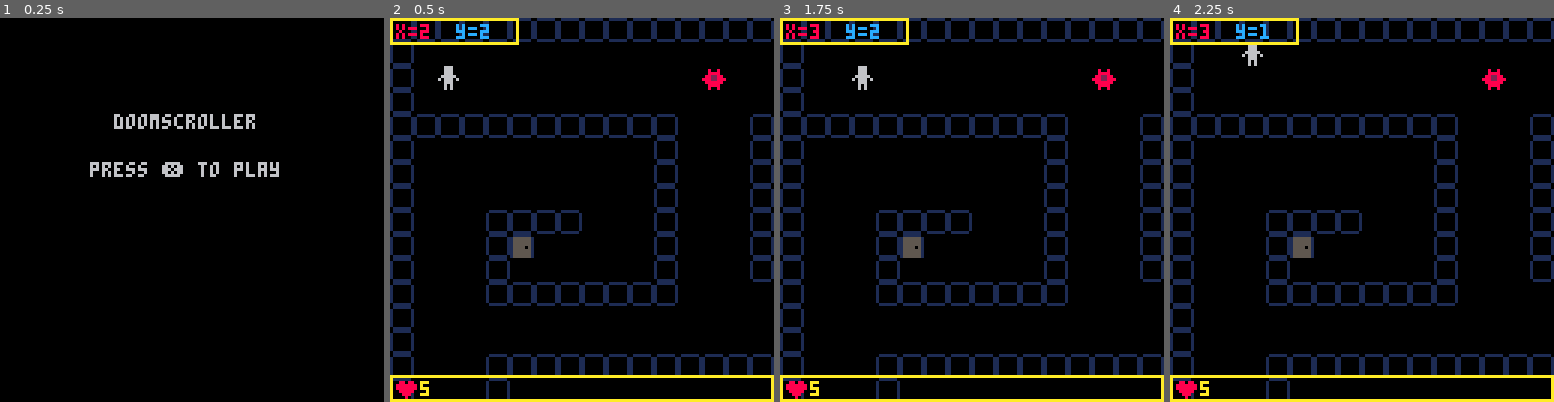
Above: before the commit, frames 1-4 (left to right).
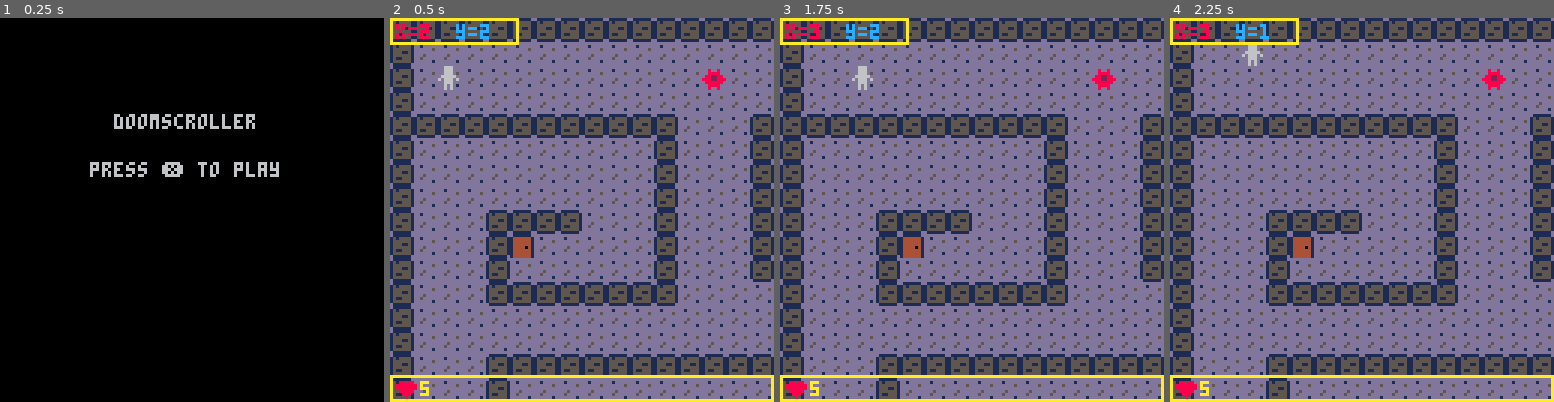
Above: after the commit, the same moments.

Repository: OmniWode/doomscroller
Game: PICO-8 cartridge doomscroller.p8
The game is run twice, just before and just after one commit, with the same random seed, the same clock (stepped at 60 frames per second) and the same inputs.
Inputs:
- Up to frame 1 (0.25 s): no input
- Up to frame 2 (0.5 s): tap X (X key) at 0.33 s
- Up to frame 3 (1.75 s): tap X (X key) at 1.07 s; hold Right from 1.6 s (still down)
- Up to frame 4 (2.25 s): tap X (X key) at 1.85 s; release Right at 2.1 s; hold Up from 2.15 s (still down)

Frame 1 is identical in both runs. In frame 2, 86% of the frame differs, in the area x 0-100%, y 0-100%; in frame 3, 86%; in frame 4, 86%.

Commit message:
simple graphics, starting to experiment with map generation

Diff:
--- a/doomscroller.p8
+++ b/doomscroller.p8
@@ -76,6 +76,7 @@
 	cls()
 	if (not game_over) then
 		draw_map()
+		draw_enemies()
 		draw_player()
 		draw_hud()
 		draw_debug()
@@ -83,9 +84,6 @@
 		draw_win_lose()
 	end
 
-	--testing ascii art
-	--print(player.ch, player.x, player.y, player.color)
-	--print("x",  67, 67, 8)
 end
 
 -->8
@@ -97,6 +95,30 @@
 	solid=0
 	door=1
 	enemy=2
+
+	init_enemies()
+
+	make_walls()
+
+	make_floor(1)
+end
+
+function make_walls()
+	for x=0,127 do
+		for y=0,63 do
+			if ((x==0) or (x==127)) then
+				mset(x,y,2)
+			end
+			if ((y==0) or (y==63)) then
+				mset(x,y,2)
+			end
+		end
+	end
+end
+
+function make_floor(depth)
+	floor={}
+	floor.depth=depth
 end
 
 function draw_map()
@@ -183,6 +205,23 @@
 end
 
 -->8
+--enemy code
+function init_enemies()
+	e={}
+	e.x=13
+	e.y=2
+	e.hp=3
+	e.spr=32
+	e.h=8
+	e.w=2
+end
+
+function draw_enemies()
+	--spr(e.spr,e.x*e.w,e.y*e.h)
+	mset(e.x,e.y,e.spr)
+end
+
+-->8
 --win/lose code
 
 function check_win_lose()
@@ -238,38 +277,137 @@
 
 
 
+…(96 lines of a section not shown)…
 __gff__
-0001010200000000000000000000000000000000000000000000000000000000050000000000000000000000000000000000000000000000000000000000000000000000000000000000000000000000000000000000000000000000000000000000000000000000000000000000000000000000000000000000000000000000
+0001010200000000000000000000000000000000000000000000000000000000050500000000000000000000000000000000000000000000000000000000000000000000000000000000000000000000000000000000000000000000000000000000000000000000000000000000000000000000000000000000000000000000
 0000000000000000000000000000000000000000000000000000000000000000000000000000000000000000000000000000000000000000000000000000000000000000000000000000000000000000000000000000000000000000000000000000000000000000000000000000000000000000000000000000000000000000
 __map__
-0202020202020202020202020202020202020202020202020202020202020200000000000000000000000000000000000000000000000000000000000000000000000000000000000000000000000000000000000000000000000000000000000000000000000000000000000000000000000000000000000000000000000000
-0200000000000000000000000000000000000000000000000000000000000000000000000000000000000000000000000000000000000000000000000000000000000000000000000000000000000000000000000000000000000000000000000000000000000000000000000000000000000000000000000000000000000000
-0200000000000000000000000020000000000000000000000000000000000000000000000000000000000000000000000000000000000000000000000000000000000000000000000000000000000000000000000000000000000000000000000000000000000000000000000000000000000000000000000000000000000000
-0200000000000000000000000000000000000000000000000000000000000000000000000000000000000000000000000000000000000000000000000000000000000000000000000000000000000000000000000000000000000000000000000000000000000000000000000000000000000000000000000000000000000000
-0202020202020202020202020000000202020202000000000000000000000200000000000000000000000000000000000000000000000000000000000000000000000000000000000000000000000000000000000000000000000000000000000000000000000000000000000000000000000000000000000000000000000000
-0200000000000000000000020000000202000000000000000000000000000200000000000000000000000000000000000000000000000000000000000000000000000000000000000000000000000000000000000000000000000000000000000000000000000000000000000000000000000000000000000000000000000000
-0200000000000000000000020000000202000000000000000000000000000200000000000000000000000000000000000000000000000000000000000000000000000000000000000000000000000000000000000000000000000000000000000000000000000000000000000000000000000000000000000000000000000000
-0200000000000000000000020000000202000000000000000000000000000200000000000000000000000000000000000000000000000000000000000000000000000000000000000000000000000000000000000000000000000000000000000000000000000000000000000000000000000000000000000000000000000000
-0200000002020202000000020000000202000000000000000000000000000200000000000000000000000000000000000000000000000000000000000000000000000000000000000000000000000000000000000000000000000000000000000000000000000000000000000000000000000000000000000000000000000000
-0200000002030000000000020000000202000000000000000000000000000200000000000000000000000000000000000000000000000000000000000000000000000000000000000000000000000000000000000000000000000000000000000000000000000000000000000000000000000000000000000000000000000000
-0200000002000000000000020000000202000000000000000000000000000200000000000000000000000000000000000000000000000000000000000000000000000000000000000000000000000000000000000000000000000000000000000000000000000000000000000000000000000000000000000000000000000000
-0200000002020202020202020000000000000000000000000000000000000200000000000000000000000000000000000000000000000000000000000000000000000000000000000000000000000000000000000000000000000000000000000000000000000000000000000000000000000000000000000000000000000000
-0200000000000000000000000000000000000000000000000000000000000200000000000000000000000000000000000000000000000000000000000000000000000000000000000000000000000000000000000000000000000000000000000000000000000000000000000000000000000000000000000000000000000000
-0200000000000000000000000000000000000000000000000000000000000200000000000000000000000000000000000000000000000000000000000000000000000000000000000000000000000000000000000000000000000000000000000000000000000000000000000000000000000000000000000000000000000000
-0200000002020202020202020202020202020202020202020202020202020200000000000000000000000000000000000000000000000000000000000000000000000000000000000000000000000000000000000000000000000000000000000000000000000000000000000000000000000000000000000000000000000000
-0200000002000000000000000000000000000000000000000000000000000000000000000000000000000000000000000000000000000000000000000000000000000000000000000000000000000000000000000000000000000000000000000000000000000000000000000000000000000000000000000000000000000000
-0200000002000000000000000000000000000000000000000000000000000000000000000000000000000000000000000000000000000000000000000000000000000000000000000000000000000000000000000000000000000000000000000000000000000000000000000000000000000000000000000000000000000000
-0200000002000000000000000000000000000000000000000000000000000000000000000000000000000000000000000000000000000000000000000000000000000000000000000000000000000000000000000000000000000000000000000000000000000000000000000000000000000000000000000000000000000000
-0200000002000000000000000000000000000000000000000000000000000000000000000000000000000000000000000000000000000000000000000000000000000000000000000000000000000000000000000000000000000000000000000000000000000000000000000000000000000000000000000000000000000000
-0200000002000000000000000000000000000000000000000000000000000000000000000000000000000000000000000000000000000000000000000000000000000000000000000000000000000000000000000000000000000000000000000000000000000000000000000000000000000000000000000000000000000000
-0200000002000000000000000000000000000000000000000000000000000000000000000000000000000000000000000000000000000000000000000000000000000000000000000000000000000000000000000000000000000000000000000000000000000000000000000000000000000000000000000000000000000000
-0200000002000000000000000000000000000000000000000000000000000000000000000000000000000000000000000000000000000000000000000000000000000000000000000000000000000000000000000000000000000000000000000000000000000000000000000000000000000000000000000000000000000000
-0200000002000000000000000000000000000000000000000000000000000000000000000000000000000000000000000000000000000000000000000000000000000000000000000000000000000000000000000000000000000000000000000000000000000000000000000000000000000000000000000000000000000000
-0200000002000000000000000000000000000000000000000000000000000000000000000000000000000000000000000000000000000000000000000000000000000000000000000000000000000000000000000000000000000000000000000000000000000000000000000000000000000000000000000000000000000000
-0200000000000000000000000000000000000000000000000000000000000000000000000000000000000000000000000000000000000000000000000000000000000000000000000000000000000000000000000000000000000000000000000000000000000000000000000000000000000000000000000000000000000000
-0200000000000000000000000000000000000000000000000000000000000000000000000000000000000000000000000000000000000000000000000000000000000000000000000000000000000000000000000000000000000000000000000000000000000000000000000000000000000000000000000000000000000000
-0200000000000000000000000000000000000000000000000000000000000000000000000000000000000000000000000000000000000000000000000000000000000000000000000000000000000000000000000000000000000000000000000000000000000000000000000000000000000000000000000000000000000000
-0200000000000000000000000000000000000000000000000000000000000000000000000000000000000000000000000000000000000000000000000000000000000000000000000000000000000000000000000000000000000000000000000000000000000000000000000000000000000000000000000000000000000000
-0202020202020200000000000000000000000000000000000000000000000000000000000000000000000000000000000000000000000000000000000000000000000000000000000000000000000000000000000000000000000000000000000000000000000000000000000000000000000000000000000000000000000000
-
-
+0202020202020202020202020202020202020202020202020202020202020204040404040404040404040404040404040404040404040404040404040404040404040404040404040404040404040404040404040404040404040404040404040404040404040404040404040404040404040404040400000000000000000000
+0204040404040404040404040404040404040404040404040404040404040404040404040404040404040404040404040404040404040404040404040404040404040404040404040404040404040404040404040404040404040404040404040404040404040404040404040404040404040404040400000000000000000000
+0204040404040404040404040404040404040404040404040404040404040404040404040404040404040404040404040404040404040404040404040404040404040404040404040404040404040404040404040404040404040404040404040404040404040404040404040404040404040404040400000000000000000000
+0204040404040404040404040404040404040404040404040404040404040404040404040404040404040404040404040404040404040404040404040404040404040404040404040404040404040404040404040404040404040404040404040404040404040404040404040404040404040404040400000000000000000000
+0202020202020202020202020404040202020202040404040404040404040204040404040404040404040404040404040404040404040404040404040404040404040404040404040404040404040404040404040404040404040404040404040404040404040404040404040404040404040404040400000000000000000000
+0204040404040404040404020404040202040404040404040404040404040204040404040404040404040404040404040404040404040404040404040404040404040404040404040404040404040404040404040404040404040404040404040404040404040404040404040404040404040404040404040404040404040404
+0204040404040404040404020404040202040404040404040404210404040204040404040404040404040404040404040404040404040404040404040404040404040404040404040404040404040404040404040404040404040404040404040404040404040404040404040404040404040404040404040404040404040404
+0204040404040404040404020404040202040404042104040404212104040204040404040404040404040404040404040404040404040404040404040404040404040404040404040404040404040404040404040404040404040404040404040404040404040404040404040404040404040404040404040404040404040404
+0204040402020202040404020404040202040404042121040404040404040204040404040404040404040404040404040404040404040404040404040404040404040404040404040404040404040404040404040404040404040404040404040404040404040404040404040404040404040404040404040404040404040404
+0204040402030404040404020404040202040421040404040404040404040204040404040404040404040404040404040404040404040404040404040404040404040404040404040404040404040404040404040404040404040404040404040404040404040404040404040404040404040404040404040404040404040404
+0204040402040404040404020404040202040404040404042121210404040204040404040404040404040404040404040404040404040404040404040404040404040404040404040404040404040404040404040404040404040404040404040404040404040404040404040404040404040404040404040404040404040404
+0204040402020202020202020404040404040404040404212104040404040204040404040404040404040404040404040404040404040404040404040404040404040404040404040404040404040404040404040404040404040404040404040404040404040404040404040404040404040404040404040404040404040404
+0204040404040404040404040404040404040404040404040404040404040204040404040404040404040404040404040404040404040404040404040404040404040404040404040404040404040404040404040404040404040404040404040404040404040404040404040404040404040404040404040404040404040404
+0204040404040404040404040404040404040404040404040404040404040204040404040404040404040404040404040404040404040404040404040404040404040404040404040404040404040404040404040404040404040404040404040404040404040404040404040404040404040404040404040404040404040404
+0204040402020202020202020202020202020202020202020202020202020204040404040404040404040404040404040404040404040404040404040404040404040404040404040404040404040404040404040404040404040404040404040404040404040404040404040404040404040404040404040404040404040404
+0204040402040404040404040404040404040404040404040404040404040404040404040404040404040404040404040404040404040404040404040404040404040404040404040404040404040404040404040404040404040404040404040404040404040404040404040404040404040404040404040404040404040404
+0204040402040404040404040404040404040404040404040404040404040404040404040404040404040404040404040404040404040404040404040404040404040404040404040404040404040404040404040404040404040404040404040404040404040404040404040404040404040404040404040404040404040404
+0204040402040404040404040404040404040404040404040404040404040404040404040404040404040404040404040404040404040404040404040404040404040404040404040404040404040404040404040404040404040404040404040404040404040404040404040404040404040404040404040404040404040404
+0204040402040404040404040404040404040404040404040404040404040404040404040404040404040404040404040404040404040404040404040404040404040404040404040404040404040404040404040404040404040404040404040404040404040404040404040404040404040404040404040404040404040404
+0204040402040404040404040404040404040404040404040404040404040404040404040404040404040404040404040404040404040404040404040404040404040404040404040404040404040404040404040404040404040404040404040404040404040404040404040404040404040404040404040404040404040404
+0204040402040404040404040404040404040404040404040404040404040404040404040404040404040404040404040404040404040404040404040404040404040404040404040404040404040404040404040404040404040404040404040404040404040404040404040404040404040404040404040404040404040404
+0204040402040404040404040404040404040404040404040404040404040404040404040404040404040404040404040404040404040404040404040404040404040404040404040404040404040404040404040404040404040404040404040404040404040404040404040404040404040404040404040404040404040404
+0204040402040404040404040404040404040404040404040404040404040404040404040404040404040404040404040404040404040404040404040404040404040404040404040404040404040404040404040404040404040404040404040404040404040404040404040404040404040404040404040404040404040404
+0204040402040404040404040404040404040404040404040404040404040404040404040404040404040404040404040404040404040404040404040404040404040404040404040404040404040404040404040404040404040404040404040404040404040404040404040404040404040404040404040404040404040404
+0204040404040404040404040404040404040404040404040404040404040404040404040404040404040404040404040404040404040404040404040404040404040404040404040404040404040404040404040404040404040404040404040404040404040404040404040404040404040404040404040404040404040404
+0204040404040404040404040404040404040404040404040404040404040404040404040404040404040404040404040404040404040404040404040404040404040404040404040404040404040404040404040404040404040404040404040404040404040404040404040404040404040404040404040404040404040404
+0204040404040404040404040404040404040404040404040404040404040404040404040404040404040404040404040404040404040404040404040404040404040404040404040404040404040404040404040404040404040404040404040404040404040404040404040404040404040404040404040404040404040404
+0204040404040404040404040404040404040404040404040404040404040404040404040404040404040404040404040404040404040404040404040404040404040404040404040404040404040404040404040404040404040404040404040404040404040404040404040404040404040404040404040404040404040404
+0202020202020204040404040404040404040404040404040404040404040404040404040404040404040404040404040404040404040404040404040404040404040404040404040404040404040404040404040404040404040404040404040404040404040404040404040404040404040404040404040404040404040404
+0404040404040404040404040404040404040404040404040404040404040404040404040404040404040404040404040404040404040404040404040404040404040404040404040404040404040404040404040404040404040404040404040404040404040404040404040404040404040404040404040404040404040404
+0404040404040404040404040404040404040404040404040404040404040404040404040404040404040404040404040404040404040404040404040404040404040404040404040404040404040404040404040404040404040404040404040404040404040404040404040404040404040404040404040404040404040404
+0404040404040404040404040404040404040404040404040404040404040404040404040404040404040404040404040404040404040404040404040404040404040404040404040404040404040404040404040404040404040404040404040404040404040404040404040404040404040404040404040404040404040404
+
+
Not shown, changed: 120 lines of the sprite sheet (__gfx__) section of doomscroller.p8
